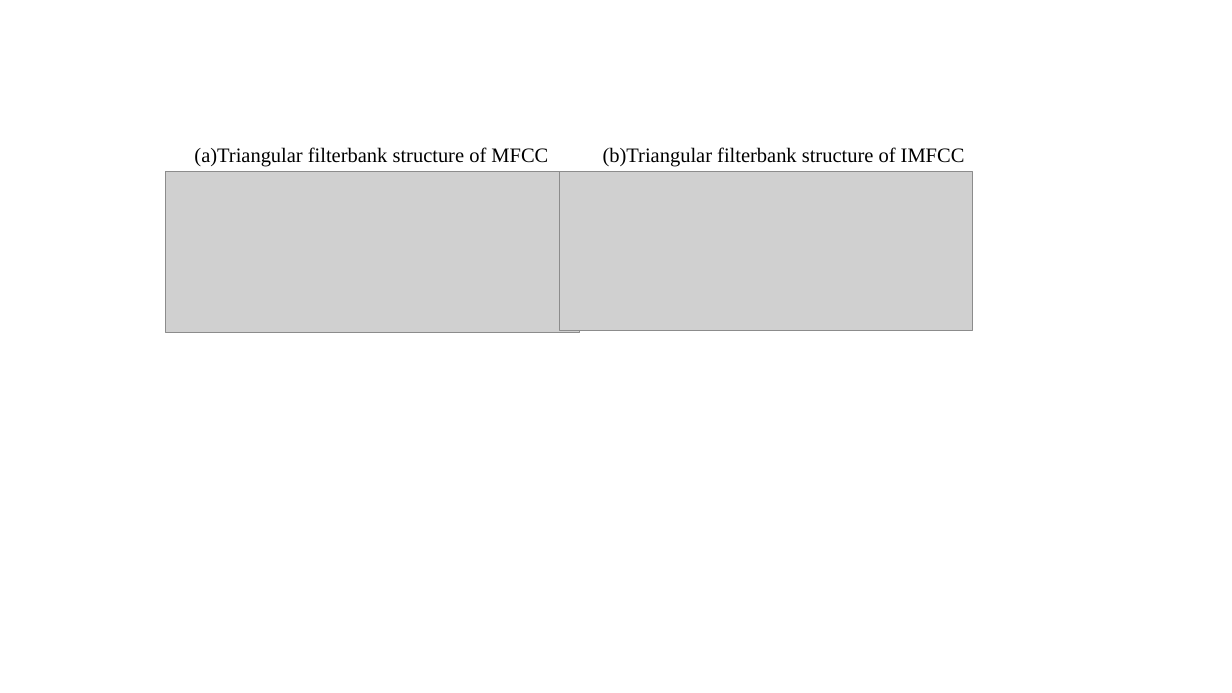
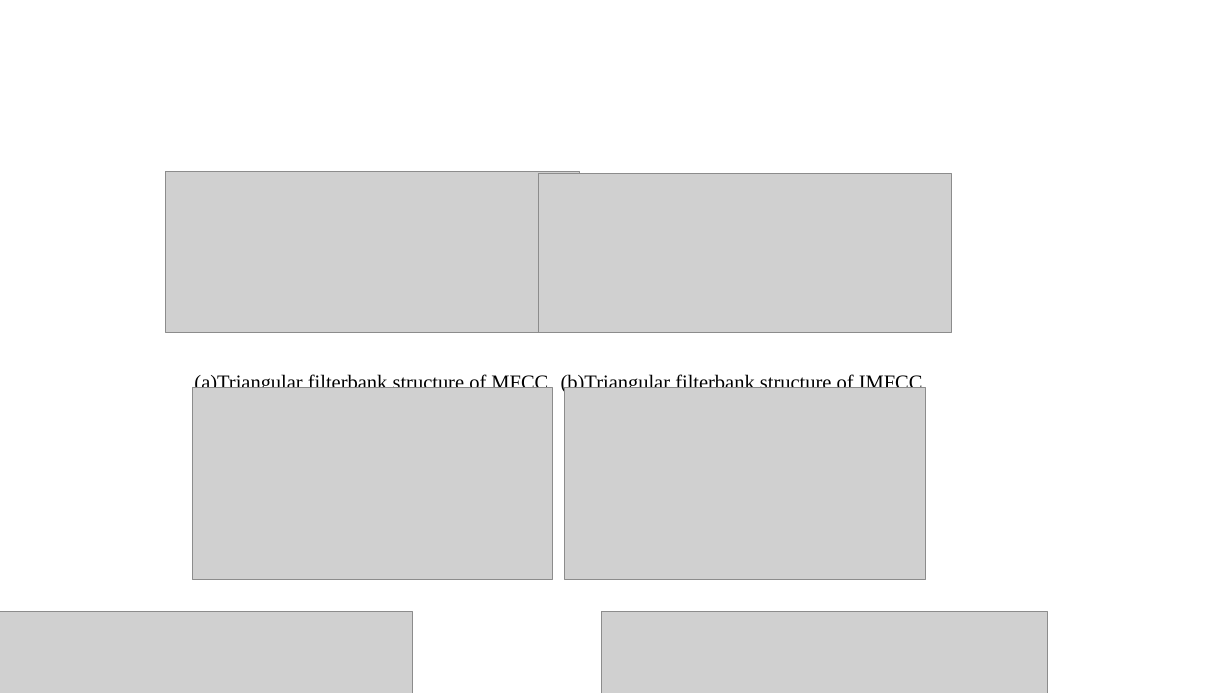
Before and after one commit to SmallPotato705/test, a slide deck: slide 6 of 繪圖.pptx (slide 9 before the commit). Drawn at 1232x693 pixels with LibreOffice and Linux fonts; fonts in the diff are those of the drawing; grey boxes stand for pictures; background and template pictures are left out. Boxes give left, top, right and bottom in pixels: in the first picture for what was removed or moved away, otherwise in the second. Text is boxed around its words. In the diff, an @@ line names an element or a change of style, - is before the commit and + after.

```diff
--- a/繪圖.pptx
+++ b/繪圖.pptx
@@ picture: place and size @@
-picture at [560, 171, 973, 330]
+picture at [539, 174, 952, 333]
@@ text "(a)Triangular filterbank structure of MFCC" rewrapped from [194, 147, 548, 167] to [194, 373, 548, 388] @@
@@ picture added at [192, 388, 553, 579] @@
@@ text "(b)Triangular filterbank structure of IMFCC": place and size @@
-text "(b)Triangular filterbank structure of IMFCC" at [603, 147, 965, 167]
+text "(b)Triangular filterbank structure of IMFCC" at [561, 373, 923, 394]
@@ picture added at [565, 388, 925, 579] @@
@@ picture added at [0, 612, 413, 693] @@
@@ picture added at [602, 612, 1047, 693] @@
```
Also in this commit, not shown: 1 other slide changed, 10 slides added, 4 slides removed, 1 other file.
